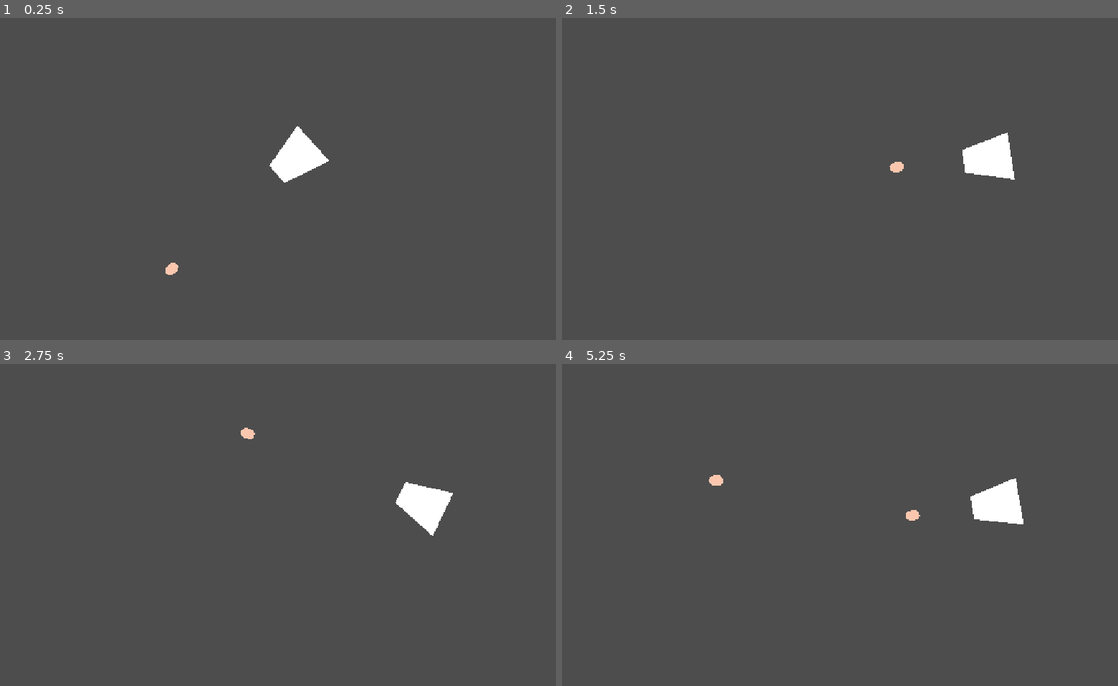
Above: before the commit, frames 1-4 (two rows, left to right).
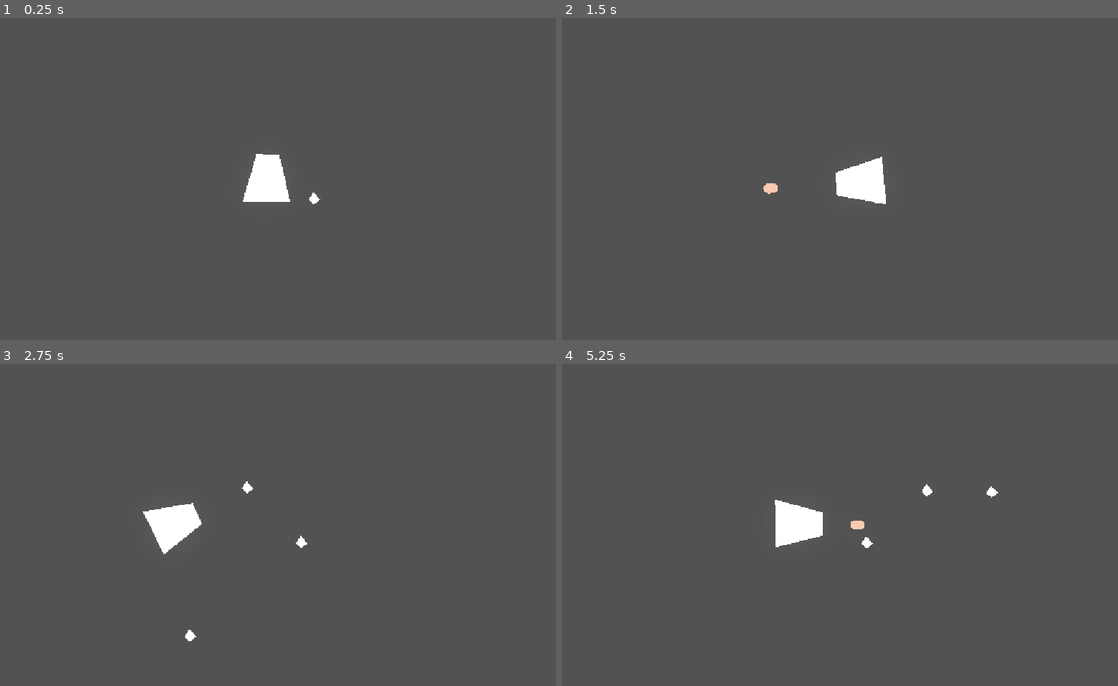
Above: after the commit, the same moments.

Repository: Ris26/Battle-from-Within
Game: Godot game, scene res://game.tscn
Two runs of this game, one before a commit and one after it. Both use one fixed random seed, a clock stepped at 60 frames per second and the inputs below.
Inputs (mouse positions are in pixels of both pictures, inside the frame that each line leads up to):
- Up to frame 1 (0.25 s): no input
- Up to frame 2 (1.5 s): tap Enter (ui_accept) at 0.5, 0.77 s; move the mouse to (956, 162) at 0.52 s; hold D (right) from 0.53 s (still down); click (956, 162) at 0.6 s; move the mouse to (717, 195) at 1.27 s; click (717, 195) at 1.35 s
- Up to frame 3 (2.75 s): tap Enter (ui_accept) at 1.52 s; move the mouse to (328, 454) at 2.02 s; release D (right) at 2.03 s; hold A (left) from 2.03 s (still down); click (328, 454) at 2.1 s
- Up to frame 4 (5.25 s): move the mouse to (801, 589) at 2.77 s; release A (left) at 2.78 s; hold D (right) 2.78-4.28 s; click (801, 589) at 2.85 s; tap Enter (ui_accept) at 3.02, 3.77, 4.52 s; move the mouse to (1001, 573) at 3.52 s; click (1001, 573) at 3.6 s; move the mouse to (662, 476) at 4.27 s; hold A (left) 4.28-5.03 s; click (662, 476) at 4.35 s; move the mouse to (862, 525) at 5.02 s; hold D (right) from 5.03 s (still down); click (862, 525) at 5.1 s

The runs differ from the first frame. In frame 1, 1.8% of the frame differs, in the area x 29-60%, y 33-80%; in frame 2, 2.0%; in frame 3, 2.1%; in frame 4, 2.1%, in the area x 26-83%, y 34-58%.

Commit message:
Add files via upload

Diff:
--- /dev/null
+++ b/bloody-ell/Global.gd
@@ -0,0 +1,10 @@
+extends Node
+
+var player = null
+var node_creation_parent = null
+
+func get_instance_node(node, location, parent):
+	var node_instance = node. instantiate()
+	parent.add_child(node_instance)
+	node_instance.global_position = location
+	return node_instance
--- a/bloody-ell/Script/player.gd
+++ b/bloody-ell/Script/player.gd
@@ -4,8 +4,16 @@
 var shooting = preload("res://bullet.tscn") #buat nyambungin ke kodingan bullet
 @onready var muzzle = $Muzzle
 
+ #buat ngarahin ke mouse
+
+func _ready() -> void:
+	Global.player = self
+
+func _exit_tree() -> void:
+	Global.player = null
+
 func _physics_process(_delta: float) -> void:
-	look_at(get_global_mouse_position()) #buat ngarahin ke mouse
+	look_at(get_global_mouse_position())
 
 	#this is for the character to move around, kalo mau diubah ke project>settings>input map
 	velocity.x = Input.get_axis("left", "right") * SPEED
@@ -21,3 +29,13 @@
 
 
 	move_and_slide()
+
+
+
+
+
+func _on_hitbox_area_entered(area: Node2D) -> void:
+	if area.is_in_group("enemy"):
+		visible = false
+		await get_tree().create_timer(0.5).timeout
+		get_tree().reload_current_scene()
--- /dev/null
+++ b/bloody-ell/arena.gd
@@ -0,0 +1,18 @@
+extends Node2D
+
+var enemy_1 = preload("res://enemy.tscn")
+# Called when the node enters the scene tree for the first time.
+func _ready() -> void:
+	Global.node_creation_parent = self
+
+func _exit_tree() -> void:
+	Global.node_creation_parent = null
+
+
+func _on_enemy_spawn_timer_timeout() -> void:
+	var enemy_position = Vector2(randf_range(-160, 670), randf_range(-90,390))
+
+	while enemy_position.x <640 and enemy_position.x > -80 and enemy_position.y <360 and enemy_position.y > -50:
+		enemy_position = Vector2(randf_range(-160, 670), randf_range(-90,390))
+
+	Global.get_instance_node(enemy_1, enemy_position, self)
--- /dev/null
+++ b/bloody-ell/arena.tscn
@@ -0,0 +1,12 @@
+[gd_scene format=3 uid="uid://dset3x7rsjcnc"]
+
+[ext_resource type="Script" uid="uid://dghdnsy4twknk" path="res://arena.gd" id="1_ubfh8"]
+
+[node name="arena" type="Node2D" unique_id=1196974143]
+script = ExtResource("1_ubfh8")
+
+[node name="enemy_spawn_timer" type="Timer" parent="." unique_id=444050604]
+wait_time = 0.281
+autostart = true
+
+[connection signal="timeout" from="enemy_spawn_timer" to="." method="_on_enemy_spawn_timer_timeout"]
--- a/bloody-ell/bullet.tscn
+++ b/bloody-ell/bullet.tscn
@@ -8,13 +8,15 @@
 [node name="Bullet" type="Area2D" unique_id=1433316678]
 script = ExtResource("1_v7oki")
 
+[node name="hitbox" type="Area2D" parent="." unique_id=845372344 groups=["enemy_damager"]]
+
+[node name="CollisionShape2D" type="CollisionShape2D" parent="hitbox" unique_id=1560578583]
+rotation = 1.5707964
+shape = SubResource("CapsuleShape2D_h7hx5")
+
 [node name="Polygon2D" type="Polygon2D" parent="." unique_id=751353962]
 color = Color(0.9821121, 0.78111565, 0.68283314, 1)
 polygon = PackedVector2Array(-8, -10, 7, -10, 14, -4, 14, 4, 7, 10, -8, 10, -14, 4, -14, -5)
-
-[node name="CollisionShape2D" type="CollisionShape2D" parent="." unique_id=1560578583]
-rotation = 1.5707964
-shape = SubResource("CapsuleShape2D_h7hx5")
 
 [node name="Timer" type="Timer" parent="." unique_id=2049220069]
 one_shot = true
--- a/bloody-ell/enemy.gd
+++ b/bloody-ell/enemy.gd
@@ -1,10 +1,33 @@
 extends CharacterBody2D
 
+var speed = 50
 
-@onready var player = $/root/game/player
+var stun = false
+var hp = 4
+func _physics_process(delta):
+	if Global.player != null and stun == false:
+		velocity = global_position.direction_to(Global.player.global_position)
+	elif stun:
+		velocity = lerp(velocity, Vector2(0,0), 0.3)
 
-const SPEED = 100
-func _physics_process(delta: float) -> void:
-	velocity = (player.get_globalposition - global_position).normalized() * SPEED
+	global_position += velocity *speed * delta
+
 
 	move_and_slide()
+	if hp <= 0:
+		queue_free()
+
+func _on_hitbox_area_entered(area: Area2D) -> void:
+	if area.is_in_group("enemy_damager"):
+
+		modulate = Color.DARK_RED
+		velocity = -velocity * 4
+		hp -= 1
+		stun = true
+		$stun_timer.start()
+		area.get_parent().queue_free()
+
+
+func _on_stun_timer_timeout():
+	modulate = Color.ALICE_BLUE
+	stun = false
--- a/bloody-ell/enemy.tscn
+++ b/bloody-ell/enemy.tscn
@@ -5,11 +5,27 @@
 [sub_resource type="CircleShape2D" id="CircleShape2D_h7hx5"]
 radius = 9.0
 
-[node name="enemy" type="CharacterBody2D" unique_id=1539721096]
+[node name="enemy" type="CharacterBody2D" unique_id=1539721096 groups=["enemy"]]
+position = Vector2(101, 48)
 script = ExtResource("1_7k104")
 
-[node name="Polygon2D2" type="Polygon2D" parent="." unique_id=958349109]
+[node name="hitbox" type="Area2D" parent="." unique_id=557893142 groups=["enemy"]]
+
+[node name="CollisionShape2D" type="CollisionShape2D" parent="hitbox" unique_id=609890902 groups=["enemy"]]
+position = Vector2(0, -2)
+shape = SubResource("CircleShape2D_h7hx5")
+
+[node name="Polygon2D2" type="Polygon2D" parent="hitbox" unique_id=958349109]
 polygon = PackedVector2Array(-11, -1, 0, 9, 13, -1, -1, -16)
 
-[node name="CollisionShape2D" type="CollisionShape2D" parent="." unique_id=609890902]
+[node name="stun_timer" type="Timer" parent="." unique_id=1152193968]
+wait_time = 1.814
+one_shot = true
+autostart = true
+
+[node name="CollisionShape2D2" type="CollisionShape2D" parent="." unique_id=1669750842 groups=["enemy"]]
+position = Vector2(0, -2)
 shape = SubResource("CircleShape2D_h7hx5")
+
+[connection signal="area_entered" from="hitbox" to="." method="_on_hitbox_area_entered"]
+[connection signal="timeout" from="stun_timer" to="." method="_on_stun_timer_timeout"]
--- a/bloody-ell/game.gd
+++ b/bloody-ell/game.gd
@@ -13,3 +13,6 @@
 
 func _on_timeout() -> void:
 	pass # Replace with function body.
+var enemy_1 = preload("res://enemy.tscn")
+var node_creation_parent = null
+var player = null
--- a/bloody-ell/game.tscn
+++ b/bloody-ell/game.tscn
@@ -1,7 +1,8 @@
 [gd_scene format=3 uid="uid://djrxbx2k1ed77"]
 
 [ext_resource type="PackedScene" uid="uid://7vom6ns5bkcj" path="res://player.tscn" id="1_80nbo"]
-[ext_resource type="Script" uid="uid://b1ym03i522hfn" path="res://game.gd" id="2_e2o6t"]
+[ext_resource type="PackedScene" uid="uid://btbxid801iewk" path="res://enemy.tscn" id="1_e2o6t"]
+[ext_resource type="PackedScene" uid="uid://dset3x7rsjcnc" path="res://arena.tscn" id="3_feb5d"]
 
 [sub_resource type="WorldBoundaryShape2D" id="WorldBoundaryShape2D_v5l4b"]
 normal = Vector2(0.005076077, 0.9999871)
@@ -18,11 +19,23 @@
 [sub_resource type="WorldBoundaryShape2D" id="WorldBoundaryShape2D_feb5d"]
 distance = -320.0
 
+[sub_resource type="Environment" id="Environment_h7hx5"]
+background_mode = 3
+background_color = Color(0.42427728, 0.10647347, 0.6207682, 1)
+background_energy_multiplier = 3.8
+background_canvas_max_layer = 5
+ambient_light_source = 2
+ambient_light_color = Color(0.8890039, 0.7658937, 0.98061293, 1)
+ssr_enabled = true
+glow_enabled = true
+glow_bloom = 0.38
+
 [node name="Game" type="Node2D" unique_id=1373688687]
 
+[node name="enemy" parent="." unique_id=1539721096 instance=ExtResource("1_e2o6t")]
+
 [node name="Player" parent="." unique_id=1579681143 instance=ExtResource("1_80nbo")]
-
-[node name="Camera2D" type="Camera2D" parent="." unique_id=73084360]
+position = Vector2(0, 2)
 
 [node name="walls" type="StaticBody2D" parent="." unique_id=236476529]
 
@@ -39,11 +52,18 @@
 shape = SubResource("WorldBoundaryShape2D_e2o6t")
 
 [node name="bottom" type="CollisionShape2D" parent="walls" unique_id=1252953474]
+position = Vector2(207.25302, -81.20117)
 shape = SubResource("WorldBoundaryShape2D_feb5d")
 
-[node name="Timer" type="Timer" parent="." unique_id=481187242]
-wait_time = 2.229
+[node name="enemy_spawn_timer" type="Timer" parent="." unique_id=481187242]
+wait_time = 0.5
 autostart = true
-script = ExtResource("2_e2o6t")
 
-[connection signal="timeout" from="Timer" to="Timer" method="_on_timeout"]
+[node name="WorldEnvironment" type="WorldEnvironment" parent="." unique_id=1972262790]
+environment = SubResource("Environment_h7hx5")
+
+[node name="Camera2D" type="Camera2D" parent="." unique_id=73084360]
+
+[node name="arena" parent="." unique_id=1196974143 instance=ExtResource("3_feb5d")]
+
+[connection signal="timeout" from="enemy_spawn_timer" to="enemy_spawn_timer" method="_on_timeout"]
--- a/bloody-ell/player.tscn
+++ b/bloody-ell/player.tscn
@@ -1,11 +1,12 @@
 [gd_scene format=3 uid="uid://7vom6ns5bkcj"]
 
 [ext_resource type="Script" uid="uid://cqey7p8pmalh0" path="res://Script/player.gd" id="1_4flbx"]
-[ext_resource type="PackedScene" uid="uid://ck0yj5q44qagn" path="res://bullet.tscn" id="2_onrkg"]
 
 [sub_resource type="CapsuleShape2D" id="CapsuleShape2D_v5l4b"]
 radius = 31.0
 height = 98.00001
+
+[sub_resource type="CircleShape2D" id="CircleShape2D_h7hx5"]
 
 [node name="Player" type="CharacterBody2D" unique_id=1579681143]
 position = Vector2(51, -46)
@@ -19,9 +20,14 @@
 position = Vector2(-44, -57)
 polygon = PackedVector2Array(-1, 3, -1, 99, 95, 77, 96, 31)
 
-[node name="CollisionShape2D" type="CollisionShape2D" parent="." unique_id=606200154]
+[node name="hitbox" type="Area2D" parent="." unique_id=1173111685]
+
+[node name="CollisionShape2D" type="CollisionShape2D" parent="hitbox" unique_id=606200154]
 rotation = 1.5707964
 shape = SubResource("CapsuleShape2D_v5l4b")
 
-[node name="Bullet" parent="." unique_id=1433316678 instance=ExtResource("2_onrkg")]
-position = Vector2(136, -3)
+[node name="CollisionShape2D" type="CollisionShape2D" parent="." unique_id=792510116]
+shape = SubResource("CircleShape2D_h7hx5")
+
+[connection signal="area_entered" from="hitbox" to="." method="_on_area_2d_area_entered"]
+[connection signal="area_entered" from="hitbox" to="." method="_on_hitbox_area_entered"]
--- a/bloody-ell/project.godot
+++ b/bloody-ell/project.godot
@@ -1,3 +1,11 @@
+; Engine configuration file.
+; It's best edited using the editor UI and not directly,
+; since the parameters that go here are not all obvious.
+;
+; Format:
+;   [section] ; section goes between []
+;   param=value ; assign values to parameters
+
 config_version=5
 
 [application]
@@ -5,6 +13,10 @@
 config/name="Battle from Within"
 run/main_scene="uid://djrxbx2k1ed77"
 config/features=PackedStringArray("4.7", "Forward Plus")
+
+[autoload]
+
+Global="*uid://c818vkv7rtixj"
 
 [display]
 
Not shown, added: bloody-ell/Global.gd.uid
Not shown, added: bloody-ell/arena.gd.uid
